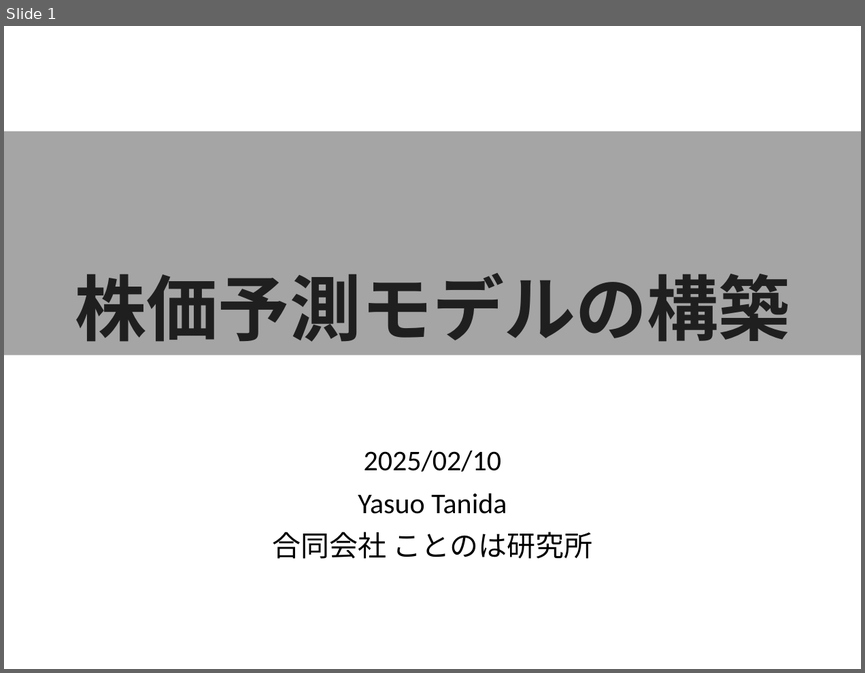
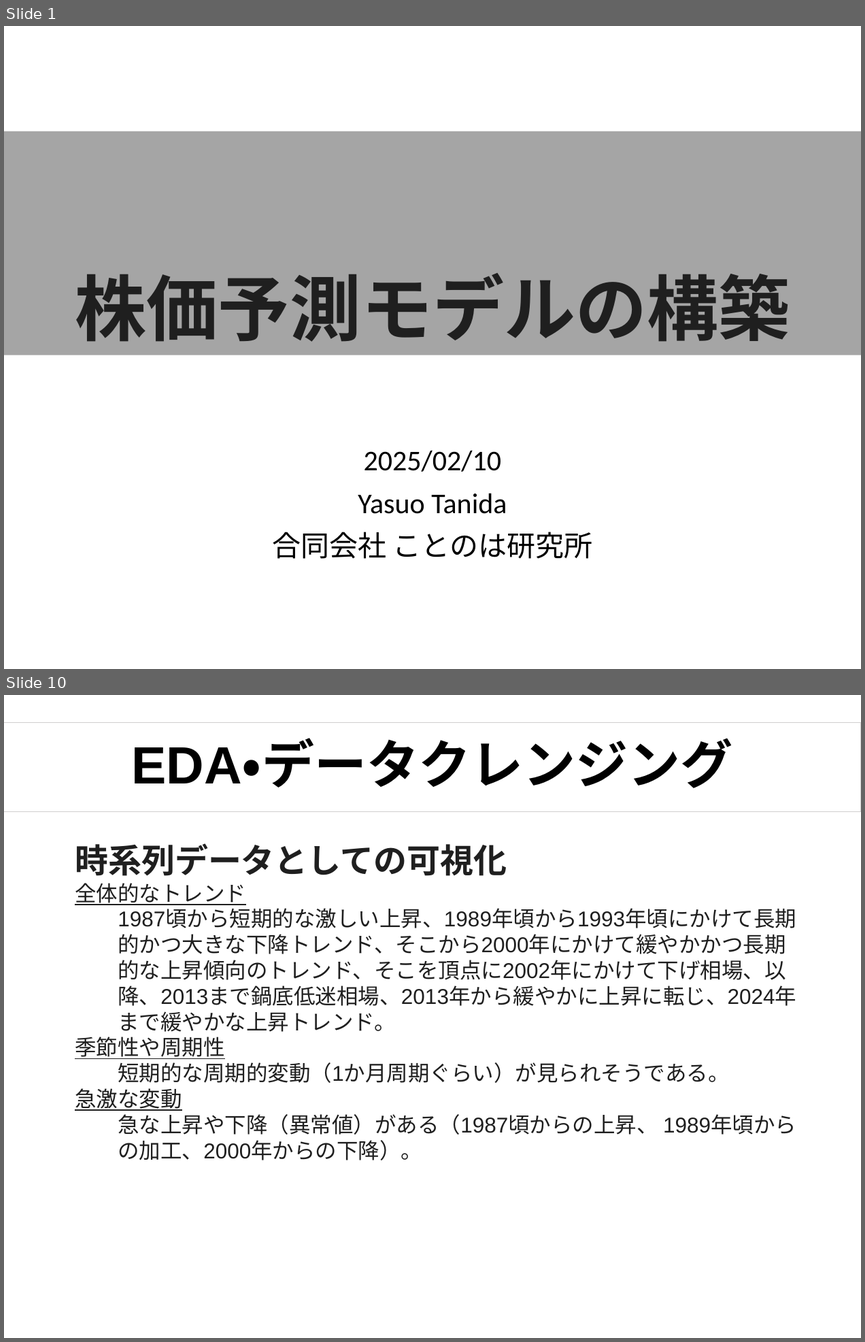
Before and after one commit to tanidayasuo/study-stock-price, a slide deck: 株価予測モデルの構築.pptx. Shown one above the other, each under a label of ours: slide 1 before the commit, slides 1 and 10 after it; the slides between them are not shown. The pictures are 865x673 and 865x1342 pixels, drawn with LibreOffice and Linux fonts; fonts in the diff are those of the drawing. Boxes give left, top, right and bottom in pixels: in the first picture for what was removed or moved away, otherwise in the second. Text is boxed around its words. In the diff, an @@ line names an element or a change of style, - is before the commit and + after.

```diff
--- a/株価予測モデルの構築.pptx
+++ b/株価予測モデルの構築.pptx
@@ slide 10 added at (4,695,861,1338), background #FFFFFF @@
@@ rectangle added at (4,722,861,811), outline #D0CECE 0.75 pt, 44 pt, text #000000, bold @@
+EDA・データクレンジング
@@ text added at (75,843,796,1160), 18 pt, text #1F1F1F @@
+時系列データとしての可視化
+全体的なトレンド
+  1987頃から短期的な激しい上昇、1989年頃から1993年頃にかけて長期的かつ大きな下降トレンド、そこから2000年にかけて緩やかかつ長期的な上昇傾向のトレンド、そこを頂点に2002年にかけて下げ相場、以降、2013まで鍋底低迷相場、2013年から緩やかに上昇に転じ、2024年まで緩やかな上昇トレンド。
+季節性や周期性
+短期的な周期的変動（1か月周期ぐらい）が見られそうである。
+急激な変動
+  急な上昇や下降（異常値）がある（1987頃からの上昇、 1989年頃からの加工、2000年からの下降）。
```
Also in this commit, not shown: 30 other slides added.
